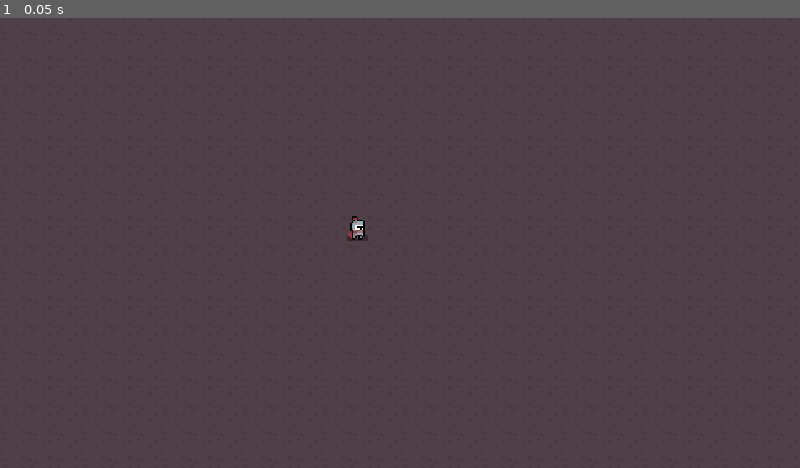
Above: before the commit, frame 1.
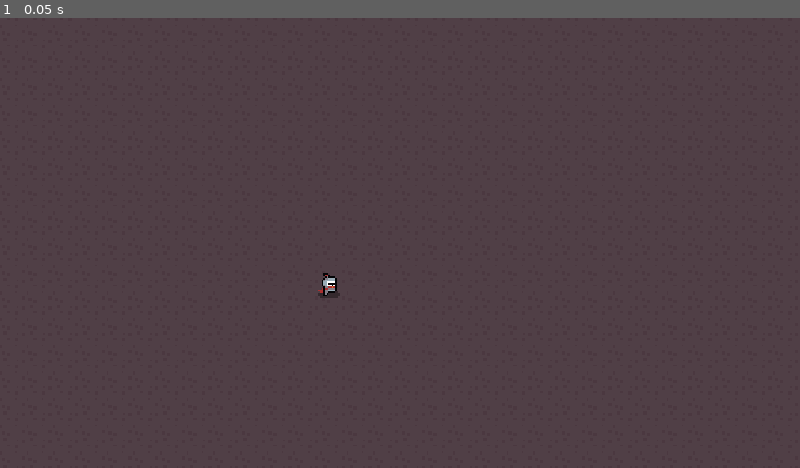
Above: after the commit, the same moment.

Repository: sinanjurequiem/betterblooket
Game: Godot game, scene res://testmain.tscn
Two runs of this game, one before a commit and one after it. Both use one fixed random seed, a clock stepped at 60 frames per second and the inputs below.
Inputs:
- Up to frame 1 (0.05 s): no input

The runs differ from the first frame. In frame 1, 0.2% of the frame differs, in the area x 39-46%, y 44-63%.

Commit message:
separated character and player
did some goofy ahh stuff to the animations

Diff:
--- /dev/null
+++ b/Characters/Character.gd
@@ -0,0 +1,22 @@
+extends KinematicBody2D
+
+class_name Character, "res://Textures (placeholder)/heroes/knight/knight_idle_anim_f0.png"
+
+const friction = 0.15
+export var acceleration:= 40
+export var max_speed:= 100
+
+onready var animated_sprite := $"AnimatedSprite"
+
+
+var direction := Vector2.ZERO
+var velocity := Vector2.ZERO
+
+func _physics_process(_delta: float) -> void:
+	velocity = move_and_slide(velocity)
+	velocity = lerp(velocity, Vector2.ZERO, friction)
+
+func move() -> void:
+	direction = direction.normalized()
+	velocity += direction * acceleration
+	velocity = velocity.clamped(max_speed)
--- /dev/null
+++ b/Characters/Character.tscn
@@ -0,0 +1,15 @@
+[gd_scene load_steps=3 format=2]
+
+[ext_resource path="res://Characters/Character.gd" type="Script" id=3]
+[ext_resource path="res://Helper Scripts/StateMachine.gd" type="Script" id=4]
+
+[node name="Character" type="KinematicBody2D"]
+script = ExtResource( 3 )
+
+[node name="CollisionShape2D" type="CollisionShape2D" parent="."]
+position = Vector2( 0.5, 0 )
+
+[node name="AnimationPlayer" type="AnimationPlayer" parent="."]
+
+[node name="StateMachine" type="Node" parent="."]
+script = ExtResource( 4 )
--- a/Characters/Player.gd
+++ b/Characters/Player.gd
@@ -1,19 +1,13 @@
-extends KinematicBody2D
+extends Character
 
-class_name Character, "res://Textures (placeholder)/heroes/knight/knight_idle_anim_f0.png"
 
-const friction = 0.15
-export var acceleration:= 40
-export var max_speed:= 100
+func _process(delta):
+	var mouse_direction: Vector2 = (get_global_mouse_position() - global_position).normalized()
 
-var direction := Vector2.ZERO
-var velocity := Vector2.ZERO
+	if mouse_direction.x > 0 and animated_sprite.flip_h:
+		animated_sprite.flip_h = false
+	elif mouse_direction.x < 0 and not animated_sprite.flip_h:
+		animated_sprite.flip_h = true
 
-func _physics_process(_delta: float) -> void:
-	velocity = move_and_slide(velocity)
-	velocity = lerp(velocity, Vector2.ZERO, friction)
-
-func move() -> void:
-	direction = direction.normalized()
-	velocity += direction * acceleration
-	velocity = velocity.clamped(max_speed)
+func get_input():
+	pass
--- a/Characters/Player.tscn
+++ b/Characters/Player.tscn
@@ -1,82 +1,168 @@
-[gd_scene load_steps=18 format=2]
+[gd_scene load_steps=21 format=2]
 
-[ext_resource path="res://Textures (placeholder)/heroes/knight/knight_idle_spritesheet.png" type="Texture" id=1]
+[ext_resource path="res://Characters/Character.tscn" type="PackedScene" id=1]
 [ext_resource path="res://Textures (placeholder)/heroes/knight/knight_run_spritesheet.png" type="Texture" id=2]
-[ext_resource path="res://Characters/Player.gd" type="Script" id=3]
+[ext_resource path="res://Textures (placeholder)/heroes/knight/knight_idle_spritesheet.png" type="Texture" id=3]
 
-[sub_resource type="AtlasTexture" id=1]
-atlas = ExtResource( 1 )
+[sub_resource type="AtlasTexture" id=26]
+atlas = ExtResource( 3 )
 region = Rect2( 0, 0, 16, 16 )
 
-[sub_resource type="AtlasTexture" id=2]
-atlas = ExtResource( 1 )
+[sub_resource type="AtlasTexture" id=27]
+atlas = ExtResource( 3 )
 region = Rect2( 16, 0, 16, 16 )
 
-[sub_resource type="AtlasTexture" id=3]
-atlas = ExtResource( 1 )
+[sub_resource type="AtlasTexture" id=28]
+atlas = ExtResource( 3 )
 region = Rect2( 32, 0, 16, 16 )
 
-[sub_resource type="AtlasTexture" id=4]
-atlas = ExtResource( 1 )
+[sub_resource type="AtlasTexture" id=29]
+atlas = ExtResource( 3 )
 region = Rect2( 48, 0, 16, 16 )
 
-[sub_resource type="AtlasTexture" id=5]
-atlas = ExtResource( 1 )
+[sub_resource type="AtlasTexture" id=30]
+atlas = ExtResource( 3 )
 region = Rect2( 64, 0, 16, 16 )
 
-[sub_resource type="AtlasTexture" id=6]
-atlas = ExtResource( 1 )
+[sub_resource type="AtlasTexture" id=31]
+atlas = ExtResource( 3 )
 region = Rect2( 80, 0, 16, 16 )
 
-[sub_resource type="AtlasTexture" id=7]
+[sub_resource type="AtlasTexture" id=20]
 atlas = ExtResource( 2 )
 region = Rect2( 0, 0, 16, 16 )
 
-[sub_resource type="AtlasTexture" id=8]
+[sub_resource type="AtlasTexture" id=21]
 atlas = ExtResource( 2 )
 region = Rect2( 16, 0, 16, 16 )
 
-[sub_resource type="AtlasTexture" id=9]
+[sub_resource type="AtlasTexture" id=22]
 atlas = ExtResource( 2 )
 region = Rect2( 32, 0, 16, 16 )
 
-[sub_resource type="AtlasTexture" id=10]
+[sub_resource type="AtlasTexture" id=23]
 atlas = ExtResource( 2 )
 region = Rect2( 48, 0, 16, 16 )
 
-[sub_resource type="AtlasTexture" id=11]
+[sub_resource type="AtlasTexture" id=24]
 atlas = ExtResource( 2 )
 region = Rect2( 64, 0, 16, 16 )
 
-[sub_resource type="AtlasTexture" id=12]
+[sub_resource type="AtlasTexture" id=25]
 atlas = ExtResource( 2 )
 region = Rect2( 80, 0, 16, 16 )
 
-[sub_resource type="SpriteFrames" id=13]
+[sub_resource type="SpriteFrames" id=32]
 animations = [ {
-"frames": [ SubResource( 1 ), SubResource( 2 ), SubResource( 3 ), SubResource( 4 ), SubResource( 5 ), SubResource( 6 ) ],
+"frames": [ SubResource( 26 ), SubResource( 27 ), SubResource( 28 ), SubResource( 29 ), SubResource( 30 ), SubResource( 31 ) ],
 "loop": true,
 "name": "idle",
 "speed": 5.0
 }, {
-"frames": [ SubResource( 7 ), SubResource( 8 ), SubResource( 9 ), SubResource( 10 ), SubResource( 11 ), SubResource( 12 ) ],
+"frames": [ SubResource( 20 ), SubResource( 21 ), SubResource( 22 ), SubResource( 23 ), SubResource( 24 ), SubResource( 25 ) ],
 "loop": true,
 "name": "run",
 "speed": 5.0
 } ]
 
-[sub_resource type="RectangleShape2D" id=14]
+[sub_resource type="RectangleShape2D" id=33]
 extents = Vector2( 4.5, 7 )
 
-[node name="Player" type="KinematicBody2D"]
-script = ExtResource( 3 )
+[sub_resource type="Animation" id=1]
+length = 0.001
+tracks/0/type = "value"
+tracks/0/path = NodePath("AnimatedSprite:frame")
+tracks/0/interp = 1
+tracks/0/loop_wrap = true
+tracks/0/imported = false
+tracks/0/enabled = true
+tracks/0/keys = {
+"times": PoolRealArray( 0 ),
+"transitions": PoolRealArray( 1 ),
+"update": 0,
+"values": [ 0 ]
+}
+tracks/1/type = "value"
+tracks/1/path = NodePath("AnimatedSprite:animation")
+tracks/1/interp = 1
+tracks/1/loop_wrap = true
+tracks/1/imported = false
+tracks/1/enabled = true
+tracks/1/keys = {
+"times": PoolRealArray( 0 ),
+"transitions": PoolRealArray( 1 ),
+"update": 0,
+"values": [ "run" ]
+}
 
-[node name="AnimatedSprite" type="AnimatedSprite" parent="."]
-frames = SubResource( 13 )
-animation = "idle"
+[sub_resource type="Animation" id=2]
+resource_name = "idle"
+length = 0.6
+loop = true
+tracks/0/type = "value"
+tracks/0/path = NodePath("AnimatedSprite:frame")
+tracks/0/interp = 1
+tracks/0/loop_wrap = true
+tracks/0/imported = false
+tracks/0/enabled = true
+tracks/0/keys = {
+"times": PoolRealArray( 0, 0.1, 0.2, 0.3, 0.4, 0.5 ),
+"transitions": PoolRealArray( 1, 1, 1, 1, 1, 1 ),
+"update": 1,
+"values": [ 0, 1, 2, 3, 4, 5 ]
+}
+tracks/1/type = "value"
+tracks/1/path = NodePath("AnimatedSprite:animation")
+tracks/1/interp = 1
+tracks/1/loop_wrap = true
+tracks/1/imported = false
+tracks/1/enabled = true
+tracks/1/keys = {
+"times": PoolRealArray( 0 ),
+"transitions": PoolRealArray( 1 ),
+"update": 1,
+"values": [ "idle" ]
+}
 
-[node name="CollisionShape2D" type="CollisionShape2D" parent="."]
-position = Vector2( 0.5, 0 )
-shape = SubResource( 14 )
+[sub_resource type="Animation" id=3]
+resource_name = "run"
+length = 0.6
+loop = true
+tracks/0/type = "value"
+tracks/0/path = NodePath("AnimatedSprite:frame")
+tracks/0/interp = 1
+tracks/0/loop_wrap = true
+tracks/0/imported = false
+tracks/0/enabled = true
+tracks/0/keys = {
+"times": PoolRealArray( 0, 0.1, 0.2, 0.3, 0.4, 0.5 ),
+"transitions": PoolRealArray( 1, 1, 1, 1, 1, 1 ),
+"update": 1,
+"values": [ 0, 1, 2, 3, 4, 5 ]
+}
+tracks/1/type = "value"
+tracks/1/path = NodePath("AnimatedSprite:animation")
+tracks/1/interp = 1
+tracks/1/loop_wrap = true
+tracks/1/imported = false
+tracks/1/enabled = true
+tracks/1/keys = {
+"times": PoolRealArray( 0 ),
+"transitions": PoolRealArray( 1 ),
+"update": 1,
+"values": [ "run" ]
+}
 
-[node name="AnimationPlayer" type="AnimationPlayer" parent="."]
+[node name="Player" instance=ExtResource( 1 )]
+
+[node name="AnimatedSprite" type="AnimatedSprite" parent="." index="0"]
+frames = SubResource( 32 )
+animation = "run"
+
+[node name="CollisionShape2D" parent="." index="1"]
+shape = SubResource( 33 )
+
+[node name="AnimationPlayer" parent="." index="2"]
+anims/RESET = SubResource( 1 )
+anims/idle = SubResource( 2 )
+anims/run = SubResource( 3 )
--- a/Characters/PlayerSM.gd
+++ b/Characters/PlayerSM.gd
@@ -5,8 +5,6 @@
 	_add_state("idle")
 	_add_state("run")
 	call_deferred("set_state", states.sleep)
-
-
 
 
 func _state_logic(delta):
--- a/project.godot
+++ b/project.godot
@@ -12,7 +12,7 @@
 "base": "KinematicBody2D",
 "class": "Character",
 "language": "GDScript",
-"path": "res://Characters/Player.gd"
+"path": "res://Characters/Character.gd"
 }, {
 "base": "Node",
 "class": "StateMachine",
--- a/testmain.tscn
+++ b/testmain.tscn
@@ -37,4 +37,4 @@
 tile_data = PoolIntArray( 0, 0, 0, 1, 0, 0, 2, 0, 0, 3, 0, 0, 4, 0, 0, 5, 0, 0, 6, 0, 0, 7, 0, 0, 8, 0, 0, 9, 0, 0, 10, …(6917 unchanged characters)…
 
 [node name="Player" parent="." instance=ExtResource( 2 )]
-position = Vector2( 214, 126 )
+position = Vector2( 197, 160 )
